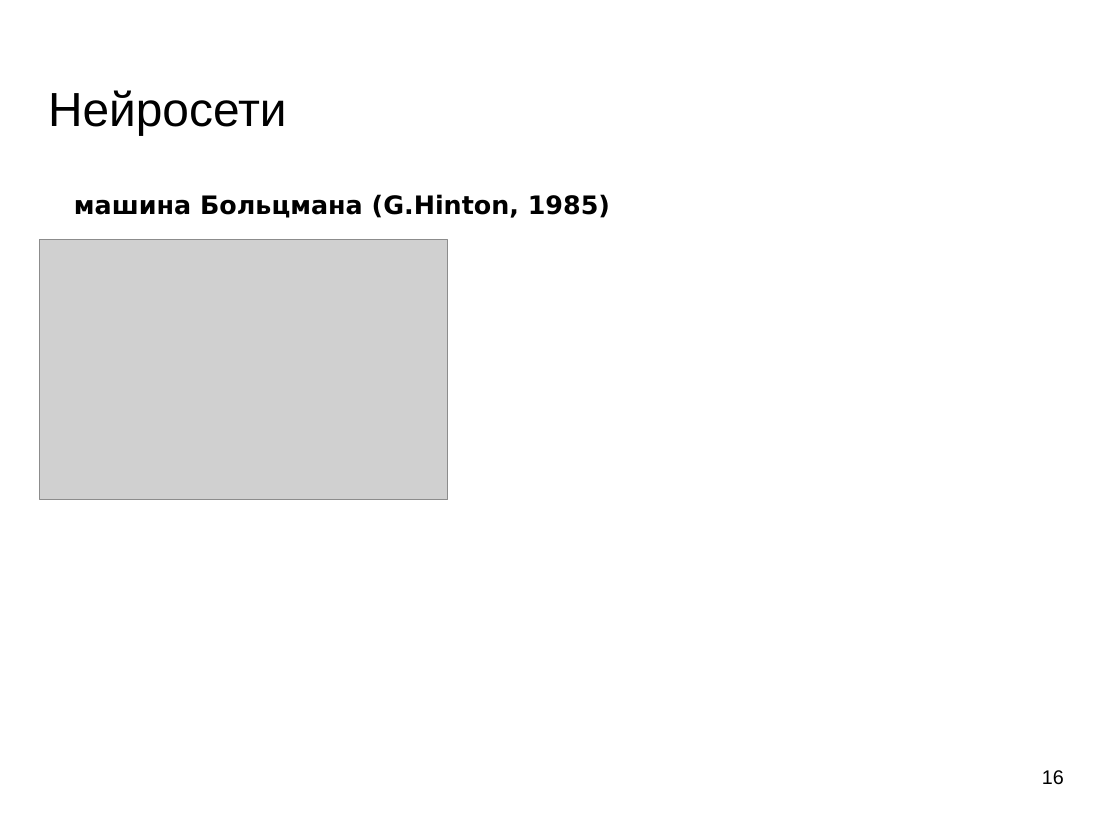
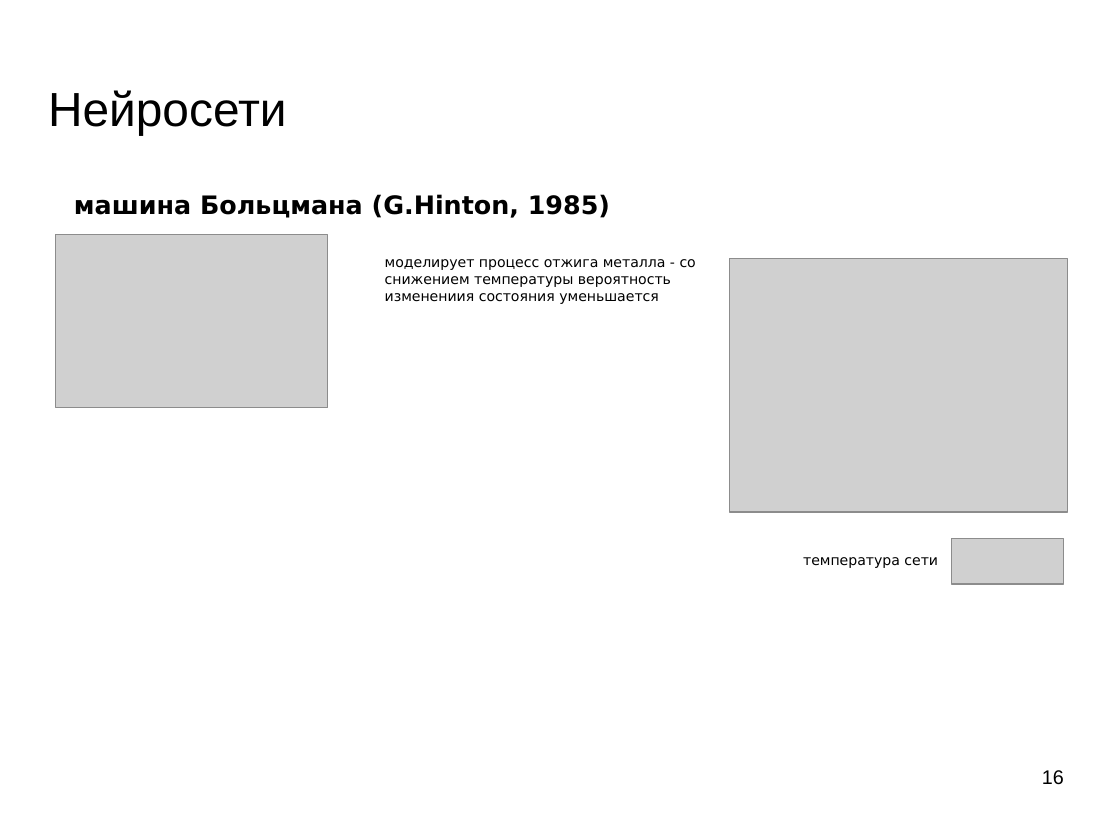
Before and after one commit to mechanoid5/ml_lectorium_legacy, a slide deck: slide 16 of 28-hopfield.odp. Drawn at 1120x840 pixels with LibreOffice and Linux fonts; fonts in the diff are those of the drawing; grey boxes stand for pictures; background and template pictures are left out. Boxes give left, top, right and bottom in pixels: in the first picture for what was removed or moved away, otherwise in the second. Text is boxed around its words. In the diff, an @@ line names an element or a change of style, - is before the commit and + after.

```diff
--- a/28-hopfield.odp
+++ b/28-hopfield.odp
@@ picture: place and size @@
-picture at box(40, 240, 448, 500)
+picture at box(56, 235, 328, 409)
@@ text added at box(385, 259, 696, 304), 10 pt, text #000000 @@
+моделирует процесс отжига металла - со снижением температуры вероятность изменениия состояния уменьшается
@@ picture added at box(730, 258, 1068, 512) @@
@@ picture added at box(952, 539, 1064, 584) @@
@@ text added at box(803, 557, 938, 568), 10 pt, text #000000 @@
+температура сети
```
Also in this commit, not shown: 3 other slides changed, 2 slides added, 4 other files.
